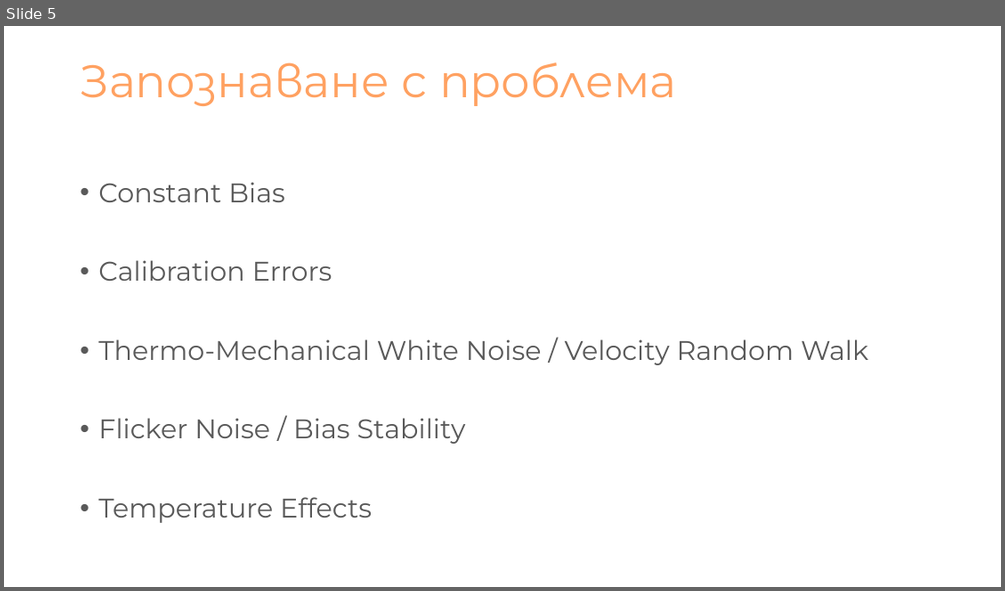
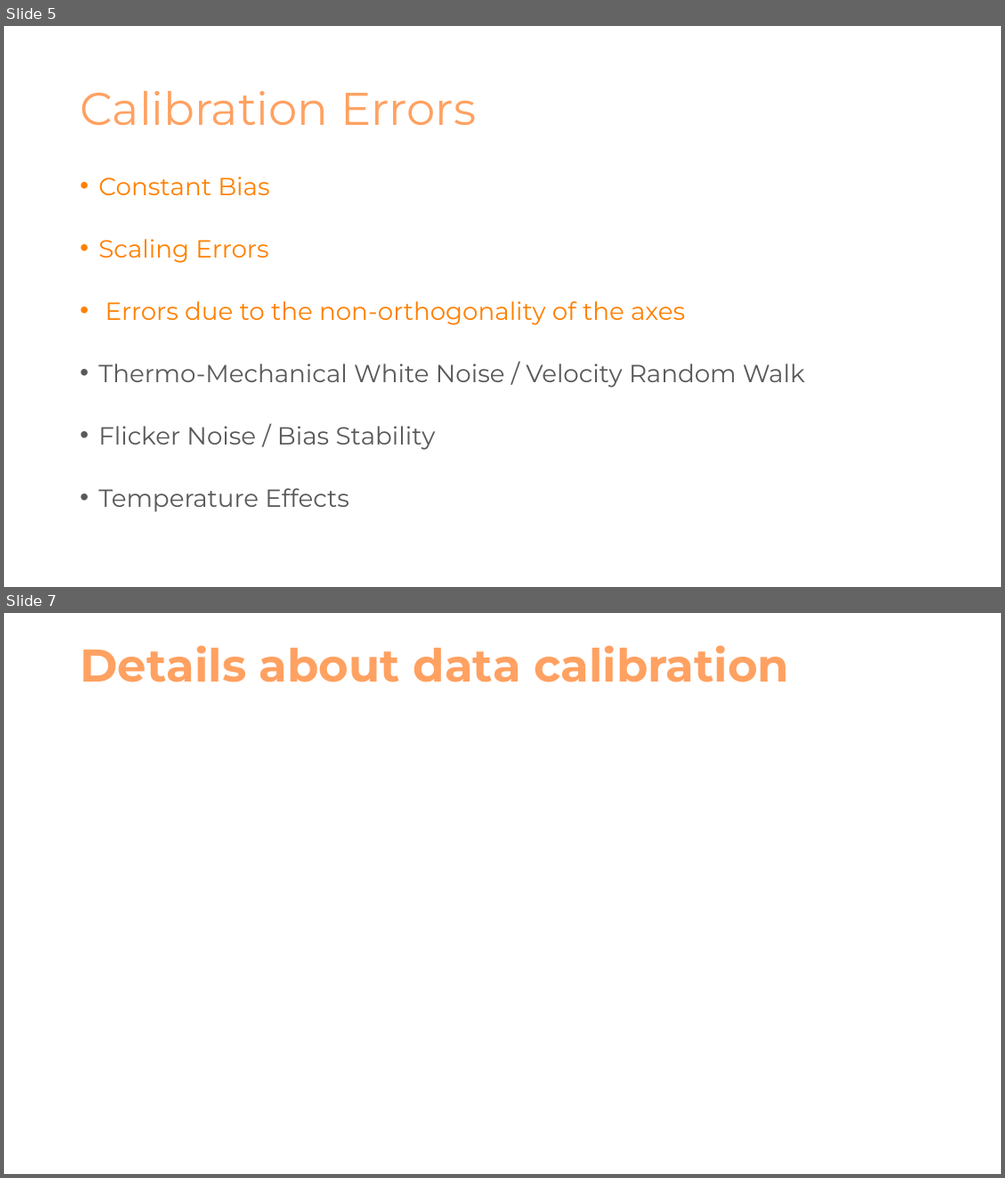
Before and after one commit to NikolaTotev/AMMRP-Course-Project, a slide deck: Presentation Materials/Калибриране на MEMS Акселерометри.pptx. Shown one above the other, each under a label of ours: slide 5 before the commit, slides 5 and 7 after it; the slides between them are not shown. The pictures are 1005x591 and 1005x1178 pixels, drawn with LibreOffice and Linux fonts; fonts in the diff are those of the drawing; grey boxes stand for pictures. Boxes give left, top, right and bottom in pixels: in the first picture for what was removed or moved away, otherwise in the second. Text is boxed around its words. In the diff, an @@ line names an element or a change of style, - is before the commit and + after.

```diff
--- a/Presentation Materials/Калибриране на MEMS Акселерометри.pptx
+++ b/Presentation Materials/Калибриране на MEMS Акселерометри.pptx
@@ slide 7 added at (4,613,1001,1174), background #FFFFFF @@
@@ title added at (80,645,789,682), 44 pt, text #FFA161, bold @@
+Details about data calibration
@@ slide 5 changed as well @@
@@ title at (80,91,476,126): text changed @@
-Запознаване с проблема
+Calibration Errors
@@ text at (98,176,805,512): size 25.9 to 23.8 pt in "Constant Bias", "Thermo-Mechanical White Noise / Velocity Random Walk", "Flicker Noise / Bias Stability", "Temperature Effects"; text colour #595959 to #FF8000 in "Constant Bias"; line spacing 0.9 to 0.7 @@
@@ text at (98,239,685,325): text changed; size 25.9 to 23.8 pt; text colour #595959 to #FF8000 @@
-• Calibration Errors
+• Scaling Errors
+• Errors due to the non-orthogonality of the axes
```
Also in this commit, not shown: 1 other slide changed, 9 other slides added, 8 slides removed, 28 other files.
